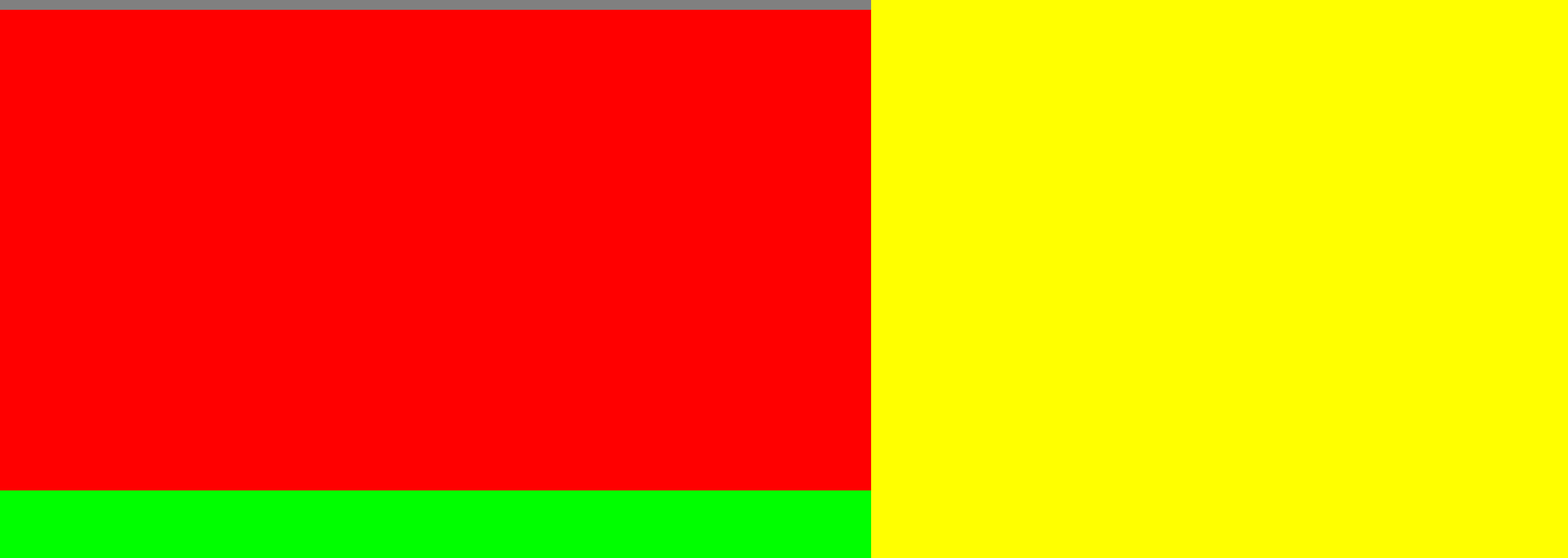
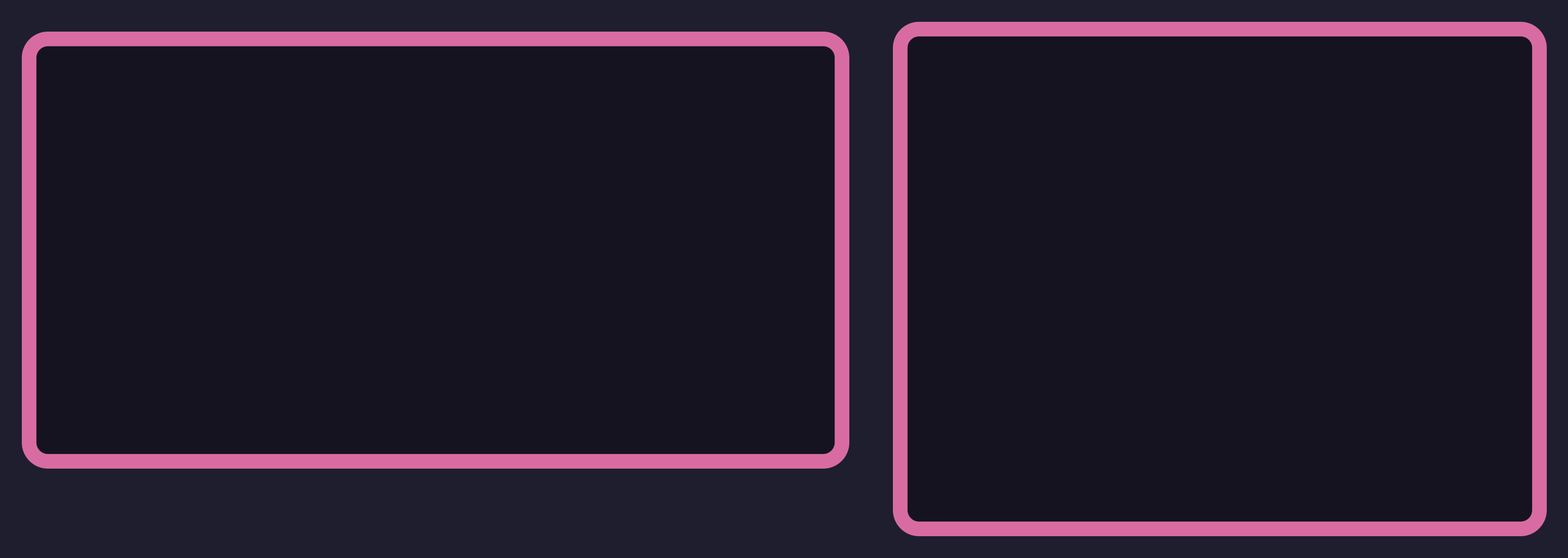
Two versions of the same layered image (1568px x 558px). Layer-by-layer changes:
added layer "Rectangle 2" above "Rectangle 1" over [892, 21, 1547, 536]
added layer "Rectangle 1" above "Background" over [21, 31, 850, 469]
renamed "Shape 3" to "bar", moved it into group "guides", painted on it, unmasked it over [0, 0, 872, 10]
renamed "Shape 1" to "left monitor", moved it into group "guides", painted on it, unmasked it over [0, 0, 872, 490]
renamed "Shape 4" to "right monitor", moved it into group "guides", painted on it, unmasked it over [871, 0, 1568, 558]
renamed "Shape 2" to "dead area", moved it into group "guides", painted on it, unmasked it over [0, 489, 872, 558]
added layer "bg claro" above "bg escuro" over [0, 0, 1568, 558]
renamed "bg" to "bg escuro", hid it over [0, 0, 1568, 558]
